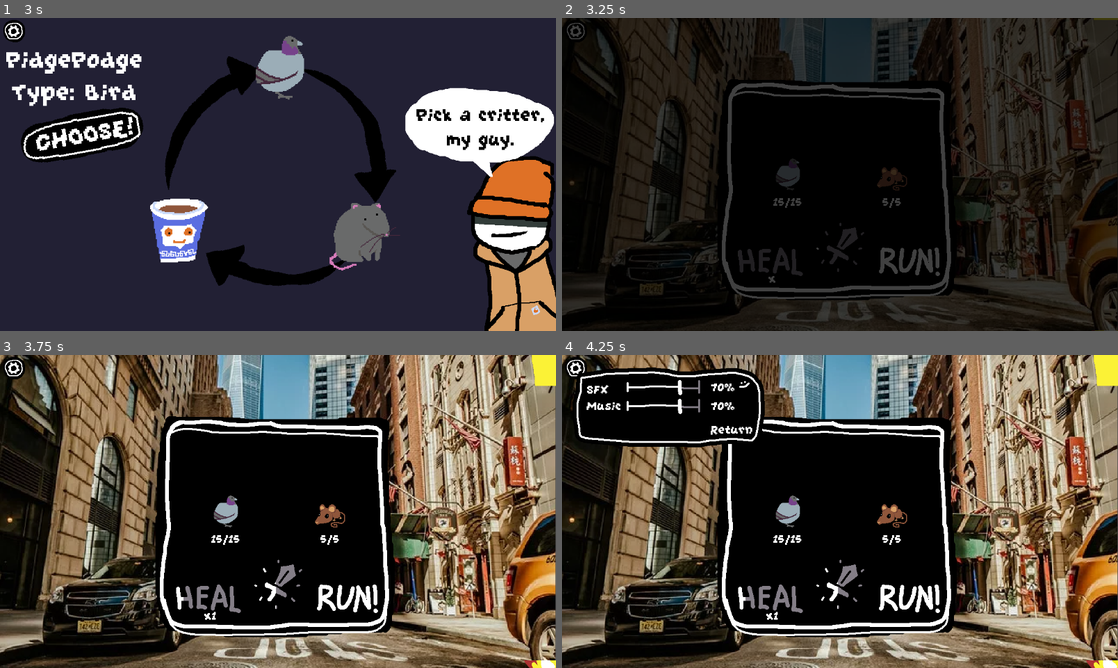
Above: before the commit, frames 1-4 (two rows, left to right).
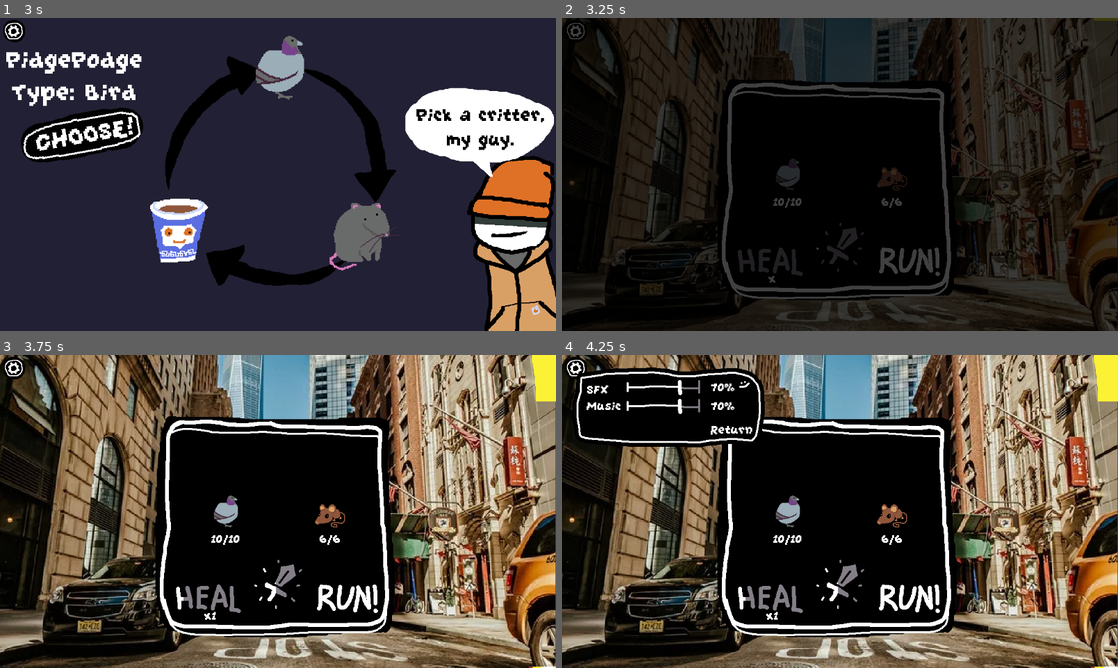
Above: after the commit, the same moments.

Repository: Stumpbeard/critters-doing-combat
Game: Godot game, scene res://game_shell.tscn
Same seed, same stepped clock (60 frames per second), same inputs: the game is played once before the commit and once after it.
Inputs (mouse positions are in pixels of both pictures, inside the frame that each line leads up to):
- Up to frame 1 (3 s): tap Enter every 0.75 s from 0.5 to 2.75 s; move the mouse to (289, 68) at 0.52 s; hold Up 0.53-1.28 s; click (289, 68) at 0.67 s; move the mouse to (372, 230) at 1.27 s; hold Down 1.28-2.03 s; click (372, 230) at 1.42 s; move the mouse to (366, 230) at 2.02 s; hold Up from 2.03 s (still down); click (366, 230) at 2.17 s; move the mouse to (83, 133) at 2.77 s; click (83, 133) at 2.92 s
- Up to frame 2 (3.25 s): keep holding Up
- Up to frame 3 (3.75 s): move the mouse to (16, 367) at 3.52 s; release Up at 3.53 s; hold Down from 3.53 s (still down); click (16, 367) at 3.67 s
- Up to frame 4 (4.25 s): keep holding Down

Frame 1 is identical in both runs. In frame 2, less than 0.1% of the frame differs, in the area x 38-100%, y 0-100%; in frame 3, 0.3%, in the area x 38-100%, y 9-100%; in frame 4, 0.3%.

Commit message:
Set critter stats for everything but final bosses

Diff:
--- a/baggo.tscn
+++ b/baggo.tscn
@@ -24,9 +24,10 @@
 [node name="Baggo" instance=ExtResource("1_g46pn")]
 texture = ExtResource("2_p0ko3")
 offset = Vector2(2.08165e-12, -36)
-max_health = 5
-current_health = 5
-attack_speed = 1.2
+max_health = 180
+current_health = 180
+attack_speed = 1.7
+damage_value = [1, 10]
 critter_type = 6
 status_types = Array[int]([2, 1])
 
--- a/battle_box.tscn
+++ b/battle_box.tscn
@@ -36,8 +36,8 @@
 
 [node name="SpawnSystem" parent="." instance=ExtResource("6_u23bm")]
 layout_mode = 1
-spawn_timer_speed = 2.0
-heat_bar_speed = 0.5
+spawn_timer_speed = 3.0
+heat_bar_speed = 0.08
 metadata/_edit_lock_ = true
 
 [connection signal="heal_pressed" from="HealButton" to="." method="_on_heal_button_heal_pressed"]
--- a/coffeeny.tscn
+++ b/coffeeny.tscn
@@ -1,9 +1,36 @@
-[gd_scene load_steps=3 format=3 uid="uid://b3qpavrhpgcak"]
+[gd_scene load_steps=7 format=3 uid="uid://b3qpavrhpgcak"]
 
 [ext_resource type="PackedScene" uid="uid://bh2n0m85774ex" path="res://critter.tscn" id="1_5tgg8"]
 [ext_resource type="Texture2D" uid="uid://5p5smus6yekq" path="res://coffeeny.png" id="2_avc7v"]
+[ext_resource type="FontFile" uid="uid://d2b1w5gku8n4v" path="res://GrapeSoda.ttf" id="3_4nsfx"]
+
+[sub_resource type="LabelSettings" id="LabelSettings_3aogg"]
+resource_local_to_scene = true
+font = ExtResource("3_4nsfx")
+font_size = 32
+outline_size = 8
+outline_color = Color(0, 0, 0, 1)
+
+[sub_resource type="LabelSettings" id="LabelSettings_tjh8i"]
+resource_local_to_scene = true
+font = ExtResource("3_4nsfx")
+outline_size = 8
+outline_color = Color(0, 0, 0, 1)
+
+[sub_resource type="CircleShape2D" id="CircleShape2D_7xlpe"]
+resource_local_to_scene = true
+radius = 32.0156
 
 [node name="Coffeeny" instance=ExtResource("1_5tgg8")]
 texture = ExtResource("2_avc7v")
 critter_type = 8
 status_types = Array[int]([1])
+
+[node name="Name" parent="HoverInfo" index="0"]
+label_settings = SubResource("LabelSettings_3aogg")
+
+[node name="Type" parent="HoverInfo" index="1"]
+label_settings = SubResource("LabelSettings_tjh8i")
+
+[node name="CollisionShape2D" parent="HoverActivation" index="0"]
+shape = SubResource("CircleShape2D_7xlpe")
--- a/critter.gd
+++ b/critter.gd
@@ -249,7 +249,7 @@
 
 
 func increase_speed():
-	attack_speed = max(0.1, attack_speed - 0.1)
+	attack_speed = max(0.1, attack_speed - 0.02)
 
 
 func heal_up():
--- a/demogator.tscn
+++ b/demogator.tscn
@@ -23,10 +23,10 @@
 
 [node name="Demogator" instance=ExtResource("1_roo2f")]
 texture = ExtResource("2_l8f0f")
-max_health = 5
-current_health = 5
+attack_speed = 1.3
+damage_value = [1, 4]
 critter_type = 10
-status_types = Array[int]([1, 4])
+status_types = [1, 4]
 
 [node name="Name" parent="HoverInfo" index="0"]
 label_settings = SubResource("LabelSettings_1eg3p")
--- a/ferroth.tscn
+++ b/ferroth.tscn
@@ -23,8 +23,7 @@
 
 [node name="Ferroth" instance=ExtResource("1_gofh6")]
 texture = ExtResource("2_bv3yc")
-max_health = 5
-current_health = 5
+attack_speed = 1.3
 critter_type = 9
 status_types = Array[int]([0, 3])
 
--- a/gullmeyer.tscn
+++ b/gullmeyer.tscn
@@ -1,12 +1,40 @@
-[gd_scene load_steps=3 format=3 uid="uid://d3kgdvn4vyrgd"]
+[gd_scene load_steps=7 format=3 uid="uid://d3kgdvn4vyrgd"]
 
 [ext_resource type="PackedScene" uid="uid://bh2n0m85774ex" path="res://critter.tscn" id="1_huopi"]
 [ext_resource type="Texture2D" uid="uid://b0ldqy77m2ynk" path="res://gullmeyer.png" id="2_yn7ig"]
+[ext_resource type="FontFile" uid="uid://d2b1w5gku8n4v" path="res://GrapeSoda.ttf" id="3_646pk"]
+
+[sub_resource type="LabelSettings" id="LabelSettings_t6cee"]
+resource_local_to_scene = true
+font = ExtResource("3_646pk")
+font_size = 32
+outline_size = 8
+outline_color = Color(0, 0, 0, 1)
+
+[sub_resource type="LabelSettings" id="LabelSettings_s3s5w"]
+resource_local_to_scene = true
+font = ExtResource("3_646pk")
+outline_size = 8
+outline_color = Color(0, 0, 0, 1)
+
+[sub_resource type="CircleShape2D" id="CircleShape2D_hsofg"]
+resource_local_to_scene = true
+radius = 32.0156
 
 [node name="Gullmeyer" instance=ExtResource("1_huopi")]
 texture = ExtResource("2_yn7ig")
-max_health = 6
-current_health = 6
-damage_value = [1, 4]
+max_health = 5
+current_health = 5
+attack_speed = 1.8
+damage_value = [2, 2]
 critter_type = 3
 status_types = Array[int]([2])
+
+[node name="Name" parent="HoverInfo" index="0"]
+label_settings = SubResource("LabelSettings_t6cee")
+
+[node name="Type" parent="HoverInfo" index="1"]
+label_settings = SubResource("LabelSettings_s3s5w")
+
+[node name="CollisionShape2D" parent="HoverActivation" index="0"]
+shape = SubResource("CircleShape2D_hsofg")
--- a/mousle.tscn
+++ b/mousle.tscn
@@ -1,11 +1,39 @@
-[gd_scene load_steps=3 format=3 uid="uid://cna3iqsht4uxl"]
+[gd_scene load_steps=7 format=3 uid="uid://cna3iqsht4uxl"]
 
 [ext_resource type="PackedScene" uid="uid://bh2n0m85774ex" path="res://critter.tscn" id="1_1f6eg"]
 [ext_resource type="Texture2D" uid="uid://bft5gida7p5ym" path="res://mousle.png" id="2_w0bmf"]
+[ext_resource type="FontFile" uid="uid://d2b1w5gku8n4v" path="res://GrapeSoda.ttf" id="3_s4jh3"]
+
+[sub_resource type="LabelSettings" id="LabelSettings_qlmnk"]
+resource_local_to_scene = true
+font = ExtResource("3_s4jh3")
+font_size = 32
+outline_size = 8
+outline_color = Color(0, 0, 0, 1)
+
+[sub_resource type="LabelSettings" id="LabelSettings_mfifn"]
+resource_local_to_scene = true
+font = ExtResource("3_s4jh3")
+outline_size = 8
+outline_color = Color(0, 0, 0, 1)
+
+[sub_resource type="CircleShape2D" id="CircleShape2D_8chd5"]
+resource_local_to_scene = true
+radius = 32.0156
 
 [node name="Mousle" instance=ExtResource("1_1f6eg")]
 texture = ExtResource("2_w0bmf")
-max_health = 5
-current_health = 5
-damage_value = [1, 1]
+max_health = 6
+current_health = 6
+attack_speed = 1.5
+damage_value = [1, 2]
 critter_type = 7
+
+[node name="Name" parent="HoverInfo" index="0"]
+label_settings = SubResource("LabelSettings_qlmnk")
+
+[node name="Type" parent="HoverInfo" index="1"]
+label_settings = SubResource("LabelSettings_mfifn")
+
+[node name="CollisionShape2D" parent="HoverActivation" index="0"]
+shape = SubResource("CircleShape2D_8chd5")
--- a/pidge_podge.tscn
+++ b/pidge_podge.tscn
@@ -23,9 +23,8 @@
 
 [node name="PidgePodge" instance=ExtResource("1_ynpqt")]
 texture = ExtResource("2_l8ev2")
-max_health = 15
-current_health = 15
-damage_value = [4, 6]
+attack_speed = 1.4
+damage_value = [1, 5]
 critter_type = 1
 status_types = Array[int]([2])
 
--- a/pizzaling.tscn
+++ b/pizzaling.tscn
@@ -1,12 +1,40 @@
-[gd_scene load_steps=3 format=3 uid="uid://bv6wwpkn0ka46"]
+[gd_scene load_steps=7 format=3 uid="uid://bv6wwpkn0ka46"]
 
 [ext_resource type="PackedScene" uid="uid://bh2n0m85774ex" path="res://critter.tscn" id="1_e642l"]
 [ext_resource type="Texture2D" uid="uid://bs6mxghhp8po" path="res://pizzaling.png" id="2_4j7we"]
+[ext_resource type="FontFile" uid="uid://d2b1w5gku8n4v" path="res://GrapeSoda.ttf" id="3_karxt"]
+
+[sub_resource type="LabelSettings" id="LabelSettings_tl6tc"]
+resource_local_to_scene = true
+font = ExtResource("3_karxt")
+font_size = 32
+outline_size = 8
+outline_color = Color(0, 0, 0, 1)
+
+[sub_resource type="LabelSettings" id="LabelSettings_5hjjy"]
+resource_local_to_scene = true
+font = ExtResource("3_karxt")
+outline_size = 8
+outline_color = Color(0, 0, 0, 1)
+
+[sub_resource type="CircleShape2D" id="CircleShape2D_4jr6h"]
+resource_local_to_scene = true
+radius = 32.0156
 
 [node name="Pizzaling" instance=ExtResource("1_e642l")]
 texture = ExtResource("2_4j7we")
-max_health = 5
-current_health = 5
+max_health = 7
+current_health = 7
 attack_speed = 1.2
+damage_value = [1, 1]
 critter_type = 2
 status_types = Array[int]([1])
+
+[node name="Name" parent="HoverInfo" index="0"]
+label_settings = SubResource("LabelSettings_tl6tc")
+
+[node name="Type" parent="HoverInfo" index="1"]
+label_settings = SubResource("LabelSettings_5hjjy")
+
+[node name="CollisionShape2D" parent="HoverActivation" index="0"]
+shape = SubResource("CircleShape2D_4jr6h")
--- a/rat_o_copter.tscn
+++ b/rat_o_copter.tscn
@@ -1,14 +1,41 @@
-[gd_scene load_steps=3 format=3 uid="uid://bdgln3d0y1rt8"]
+[gd_scene load_steps=7 format=3 uid="uid://bdgln3d0y1rt8"]
 
 [ext_resource type="PackedScene" uid="uid://bh2n0m85774ex" path="res://critter.tscn" id="1_krsd4"]
 [ext_resource type="Texture2D" uid="uid://b53q13021eu02" path="res://ratocopter.png" id="2_vkiu0"]
+[ext_resource type="FontFile" uid="uid://d2b1w5gku8n4v" path="res://GrapeSoda.ttf" id="3_naa7w"]
+
+[sub_resource type="LabelSettings" id="LabelSettings_enjas"]
+resource_local_to_scene = true
+font = ExtResource("3_naa7w")
+font_size = 32
+outline_size = 8
+outline_color = Color(0, 0, 0, 1)
+
+[sub_resource type="LabelSettings" id="LabelSettings_10fjy"]
+resource_local_to_scene = true
+font = ExtResource("3_naa7w")
+outline_size = 8
+outline_color = Color(0, 0, 0, 1)
+
+[sub_resource type="CircleShape2D" id="CircleShape2D_inovj"]
+resource_local_to_scene = true
+radius = 32.0156
 
 [node name="Rat-O-Copter" instance=ExtResource("1_krsd4")]
 texture = ExtResource("2_vkiu0")
 offset = Vector2(2.08165e-12, -36)
-max_health = 30
-current_health = 30
-attack_speed = 1.5
-damage_value = [6, 8]
+max_health = 230
+current_health = 230
+attack_speed = 1.8
+damage_value = [3, 6]
 critter_type = 5
 status_types = Array[int]([0, 2])
+
+[node name="Name" parent="HoverInfo" index="0"]
+label_settings = SubResource("LabelSettings_enjas")
+
+[node name="Type" parent="HoverInfo" index="1"]
+label_settings = SubResource("LabelSettings_10fjy")
+
+[node name="CollisionShape2D" parent="HoverActivation" index="0"]
+shape = SubResource("CircleShape2D_inovj")
--- a/ratler.tscn
+++ b/ratler.tscn
@@ -21,9 +21,9 @@
 radius = 32.0156
 
 [node name="Ratler" instance=ExtResource("1_bfgel")]
-max_health = 50
-current_health = 50
-damage_value = [24, 24]
+max_health = 11
+current_health = 11
+attack_speed = 1.3
 
 [node name="Name" parent="HoverInfo" index="0"]
 label_settings = SubResource("LabelSettings_nvlsa")
--- a/roachmeiser.tscn
+++ b/roachmeiser.tscn
@@ -24,10 +24,10 @@
 [node name="Roachmeiser" instance=ExtResource("1_6g20p")]
 texture = ExtResource("2_317sl")
 offset = Vector2(2.08165e-12, -36)
-max_health = 25
-current_health = 25
-attack_speed = 3.0
-damage_value = [6, 12]
+max_health = 130
+current_health = 130
+attack_speed = 15.0
+damage_value = [40, 50]
 critter_type = 4
 status_types = Array[int]([1, 0])
 
--- a/shop_buy_menu.gd
+++ b/shop_buy_menu.gd
@@ -18,7 +18,7 @@
 	var dam_range = calc_strength()
 	$DamageUpHave.text = "%s-%s" % [dam_range[0], dam_range[1]]
 	$DamageUpCost.text = "%s" % [1 + level_up_info["strength"]]
-	var attacks_per_second = make_speed_str(1.0 / (1.0 - level_up_info['speed'] * 0.1))
+	var attacks_per_second = make_speed_str(1.0 / (1.0 - level_up_info['speed'] * 0.02))
 	$SpeedUpHave.text = "%s/s" % [attacks_per_second]
 	$SpeedUpCost.text = "%s" % [1 + level_up_info["speed"]]
 	$TotalLevel.text = "Lv%s" % [1 + level_up_info["hp"] + level_up_info["strength"] + level_up_info["speed"]]
Not shown: 15 places in credits.tscn that only renumber resources
Not shown: 2 places in critter.tscn that only renumber resources
Not shown: 2 places in ending.tscn that only renumber resources
Not shown: 11 places in shop_buy_menu.tscn that only renumber resources
Not shown: 4 places in wall_st.tscn that only renumber resources
